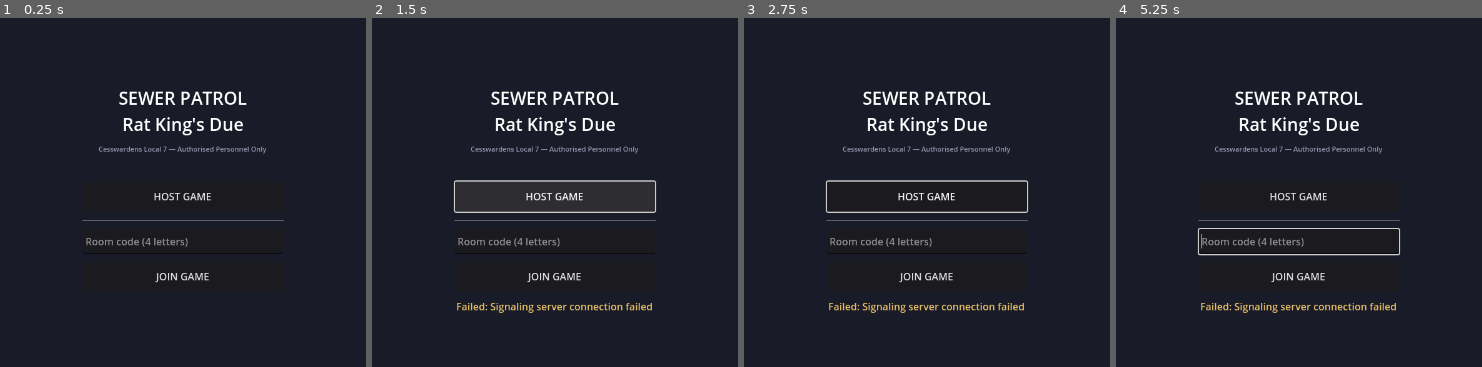
Above: before the commit, frames 1-4 (left to right).
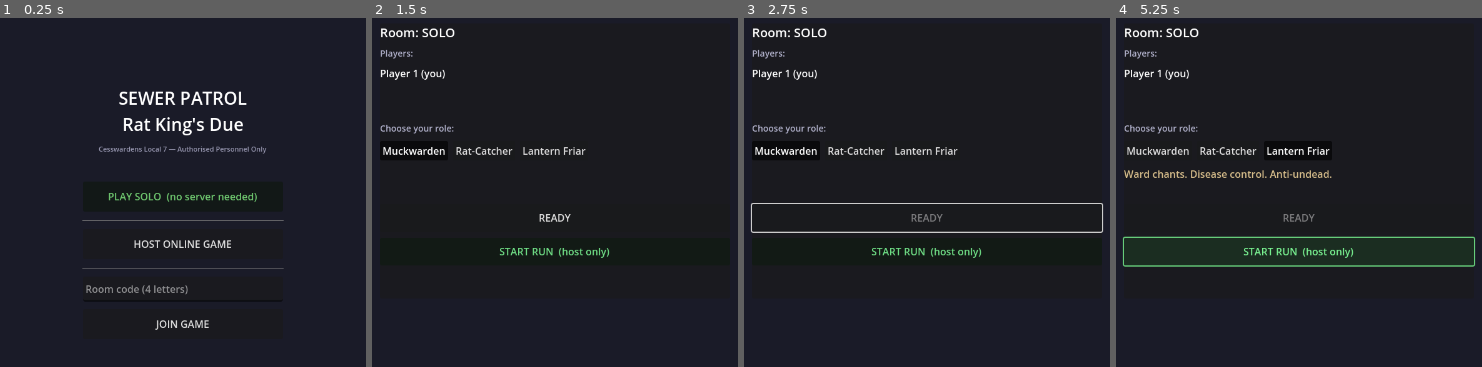
Above: after the commit, the same moments.

Repository: wbababab/sewer-patrol
Game: Godot game, scene res://scenes/ui/MainMenu.tscn
Two runs of this game, one before a commit and one after it. Both use one fixed random seed, a clock stepped at 60 frames per second and the inputs below.
Inputs (mouse positions are in pixels of both pictures, inside the frame that each line leads up to):
- Up to frame 1 (0.25 s): no input
- Up to frame 2 (1.5 s): click "HOST GAME" (after the commit: "HOST ONLINE GAME") at 0.5 s; click (555, 195) at 1.25 s, where only the run after the commit has a clickable "PLAY SOLO (no server needed)"
- Up to frame 3 (2.75 s): click (927, 216) at 2 s, where only the run after the commit has a clickable "READY"
- Up to frame 4 (5.25 s): click (1156, 150) at 2.75 s, where only the run after the commit has a clickable "Muckwarden"; click (1229, 150) at 3.5 s, where only the run after the commit has a clickable "Rat-Catcher"; click (1299, 150) at 4.25 s, where only the run after the commit has a clickable "Lantern Friar"; click (1299, 251) at 5 s, where only the run after the commit has a clickable "START RUN (host only)"

The runs differ from the first frame. In frame 1, 1.9% of the frame differs, in the area x 22-78%, y 50-90%; in frame 2, 6.5%; in frame 3, 7.3%; in frame 4, 8.0%, in the area x 1-99%, y 2-85%.

Commit message:
feat: solo play button, WASD inputs, fix player-job interaction detection
- Add PLAY SOLO button to MainMenu (bypasses signaling server via local ENet)
- Add WASD movement + Q/R camera orbit inputs to project.godot
- Remove broken icon asset reference from project.godot
- Fix PlayerBase collision_layer to 2 so job InteractZones detect players
- Switch InteractArea to area_entered/area_exited (job zones are Area3D not bodies)
- Add apply_knockback(), camera orbit, wiggle forwarding to PlayerBase

https://claude.ai/code/session_01RQ16ThahNwmriwwKPcHwEw

Diff:
--- a/project.godot
+++ b/project.godot
@@ -14,7 +14,6 @@
 config/description="Co-op fantasy sewer maintenance for 2-4 players"
 run/main_scene="res://scenes/ui/MainMenu.tscn"
 config/features=PackedStringArray("4.4", "Forward Plus")
-config/icon="res://assets/textures/icon.png"
 
 [autoload]
 
@@ -53,6 +52,42 @@
 , Object(InputEventJoypadMotion,"resource_local_to_scene":false,"resource_name":"","device":0,"axis":0,"axis_value":1.0,"script":null)
 ]
 }
+move_forward={
+"deadzone": 0.5,
+"events": [Object(InputEventKey,"resource_local_to_scene":false,"resource_name":"","device":-1,"window_id":0,"alt_pressed":false,"shift_pressed":false,"ctrl_pressed":false,"meta_pressed":false,"pressed":false,"keycode":0,"physical_keycode":87,"key_label":0,"unicode":119,"location":0,"echo":false,"script":null)
+, Object(InputEventJoypadMotion,"resource_local_to_scene":false,"resource_name":"","device":0,"axis":1,"axis_value":-1.0,"script":null)
+]
+}
+move_backward={
+"deadzone": 0.5,
+"events": [Object(InputEventKey,"resource_local_to_scene":false,"resource_name":"","device":-1,"window_id":0,"alt_pressed":false,"shift_pressed":false,"ctrl_pressed":false,"meta_pressed":false,"pressed":false,"keycode":0,"physical_keycode":83,"key_label":0,"unicode":115,"location":0,"echo":false,"script":null)
+, Object(InputEventJoypadMotion,"resource_local_to_scene":false,"resource_name":"","device":0,"axis":1,"axis_value":1.0,"script":null)
+]
+}
+move_left={
+"deadzone": 0.5,
+"events": [Object(InputEventKey,"resource_local_to_scene":false,"resource_name":"","device":-1,"window_id":0,"alt_pressed":false,"shift_pressed":false,"ctrl_pressed":false,"meta_pressed":false,"pressed":false,"keycode":0,"physical_keycode":65,"key_label":0,"unicode":97,"location":0,"echo":false,"script":null)
+, Object(InputEventJoypadMotion,"resource_local_to_scene":false,"resource_name":"","device":0,"axis":0,"axis_value":-1.0,"script":null)
+]
+}
+move_right={
+"deadzone": 0.5,
+"events": [Object(InputEventKey,"resource_local_to_scene":false,"resource_name":"","device":-1,"window_id":0,"alt_pressed":false,"shift_pressed":false,"ctrl_pressed":false,"meta_pressed":false,"pressed":false,"keycode":0,"physical_keycode":68,"key_label":0,"unicode":100,"location":0,"echo":false,"script":null)
+, Object(InputEventJoypadMotion,"resource_local_to_scene":false,"resource_name":"","device":0,"axis":0,"axis_value":1.0,"script":null)
+]
+}
+cam_left={
+"deadzone": 0.5,
+"events": [Object(InputEventKey,"resource_local_to_scene":false,"resource_name":"","device":-1,"window_id":0,"alt_pressed":false,"shift_pressed":false,"ctrl_pressed":false,"meta_pressed":false,"pressed":false,"keycode":0,"physical_keycode":81,"key_label":0,"unicode":113,"location":0,"echo":false,"script":null)
+, Object(InputEventJoypadMotion,"resource_local_to_scene":false,"resource_name":"","device":0,"axis":2,"axis_value":-1.0,"script":null)
+]
+}
+cam_right={
+"deadzone": 0.5,
+"events": [Object(InputEventKey,"resource_local_to_scene":false,"resource_name":"","device":-1,"window_id":0,"alt_pressed":false,"shift_pressed":false,"ctrl_pressed":false,"meta_pressed":false,"pressed":false,"keycode":0,"physical_keycode":82,"key_label":0,"unicode":114,"location":0,"echo":false,"script":null)
+, Object(InputEventJoypadMotion,"resource_local_to_scene":false,"resource_name":"","device":0,"axis":2,"axis_value":1.0,"script":null)
+]
+}
 
 [rendering]
 
--- a/scenes/player/PlayerBase.gd
+++ b/scenes/player/PlayerBase.gd
@@ -22,14 +22,15 @@
 
 
 func _ready() -> void:
-	# Only the owning peer runs physics and shows the camera
+	collision_layer = 2  # jobs' InteractZone masks for layer 2
 	var is_mine := is_multiplayer_authority()
 	_camera.current = is_mine
 	set_physics_process(is_mine)
 
 	if is_mine:
-		_interact_area.body_entered.connect(_on_job_entered)
-		_interact_area.body_exited.connect(_on_job_exited)
+		# Job InteractZones are Area3D, not physics bodies — use area_entered
+		_interact_area.area_entered.connect(_on_job_zone_entered)
+		_interact_area.area_exited.connect(_on_job_zone_exited)
 
 	if role_data:
 		health = role_data.max_health
@@ -57,6 +58,10 @@
 		_mesh.rotation.y = lerp_angle(_mesh.rotation.y, atan2(wish_dir.x, wish_dir.z), 12.0 * delta)
 
 	move_and_slide()
+
+	# Camera orbit (Q = rotate left, R = rotate right)
+	var cam_turn := Input.get_axis("cam_left", "cam_right")
+	_camera_arm.rotation.y -= cam_turn * 2.0 * delta
 
 	# Interact
 	if Input.is_action_just_pressed("interact"):
@@ -107,13 +112,15 @@
 			break
 
 
-func _on_job_entered(body: Node3D) -> void:
-	if body.is_in_group("jobs"):
-		_nearby_jobs.append(body)
+func _on_job_zone_entered(area: Area3D) -> void:
+	var job := area.get_parent()
+	if job and job.is_in_group("jobs"):
+		_nearby_jobs.append(job)
 
 
-func _on_job_exited(body: Node3D) -> void:
-	_nearby_jobs.erase(body)
+func _on_job_zone_exited(area: Area3D) -> void:
+	var job := area.get_parent()
+	_nearby_jobs.erase(job)
 
 
 # ── Role hooks (override in subclasses) ───────────────────────────────────────
--- a/scenes/ui/MainMenu.gd
+++ b/scenes/ui/MainMenu.gd
@@ -2,6 +2,7 @@
 
 @onready var _host_btn: Button = $VBox/HostButton
 @onready var _join_btn: Button = $VBox/JoinButton
+@onready var _solo_btn: Button = $VBox/SoloButton
 @onready var _code_field: LineEdit = $VBox/CodeField
 @onready var _status_label: Label = $VBox/StatusLabel
 
@@ -9,9 +10,20 @@
 func _ready() -> void:
 	_host_btn.pressed.connect(_on_host)
 	_join_btn.pressed.connect(_on_join)
+	_solo_btn.pressed.connect(_on_solo)
 	NetworkManager.room_created.connect(_on_room_created)
 	NetworkManager.room_joined.connect(_on_room_joined)
 	NetworkManager.connection_failed.connect(_on_fail)
+
+
+func _on_solo() -> void:
+	# Bypass signaling — spin up a local ENet server for single-player testing
+	NetworkManager.is_host = true
+	NetworkManager.room_code = "SOLO"
+	var peer := ENetMultiplayerPeer.new()
+	peer.create_server(9999)
+	multiplayer.multiplayer_peer = peer
+	get_tree().change_scene_to_file("res://scenes/ui/LobbyScreen.tscn")
 
 
 func _on_host() -> void:
--- a/scenes/ui/MainMenu.tscn
+++ b/scenes/ui/MainMenu.tscn
@@ -39,8 +39,15 @@
 [node name="Spacer" type="Control" parent="VBox"]
 custom_minimum_size = Vector2(0, 20)
 
+[node name="SoloButton" type="Button" parent="VBox"]
+text = "PLAY SOLO  (no server needed)"
+custom_minimum_size = Vector2(320, 48)
+modulate = Color(0.5, 0.9, 0.5, 1)
+
+[node name="HSep0" type="HSeparator" parent="VBox"]
+
 [node name="HostButton" type="Button" parent="VBox"]
-text = "HOST GAME"
+text = "HOST ONLINE GAME"
 custom_minimum_size = Vector2(320, 48)
 
 [node name="HSep" type="HSeparator" parent="VBox"]
--- a/scenes/world/SewerLevel.gd
+++ b/scenes/world/SewerLevel.gd
@@ -72,7 +72,7 @@
 		if i == data.exit_room_index:
 			exit_world_pos = module.position
 
-	# Position exit door at exit room
+	# Position exit door at exit room — use local position to avoid transform issues
 	_exit_door.position = exit_world_pos + Vector3(0, 0, -SewerGenerator.ROOM_SIZE * 0.4)
 
 	# Required jobs: all spawned jobs
